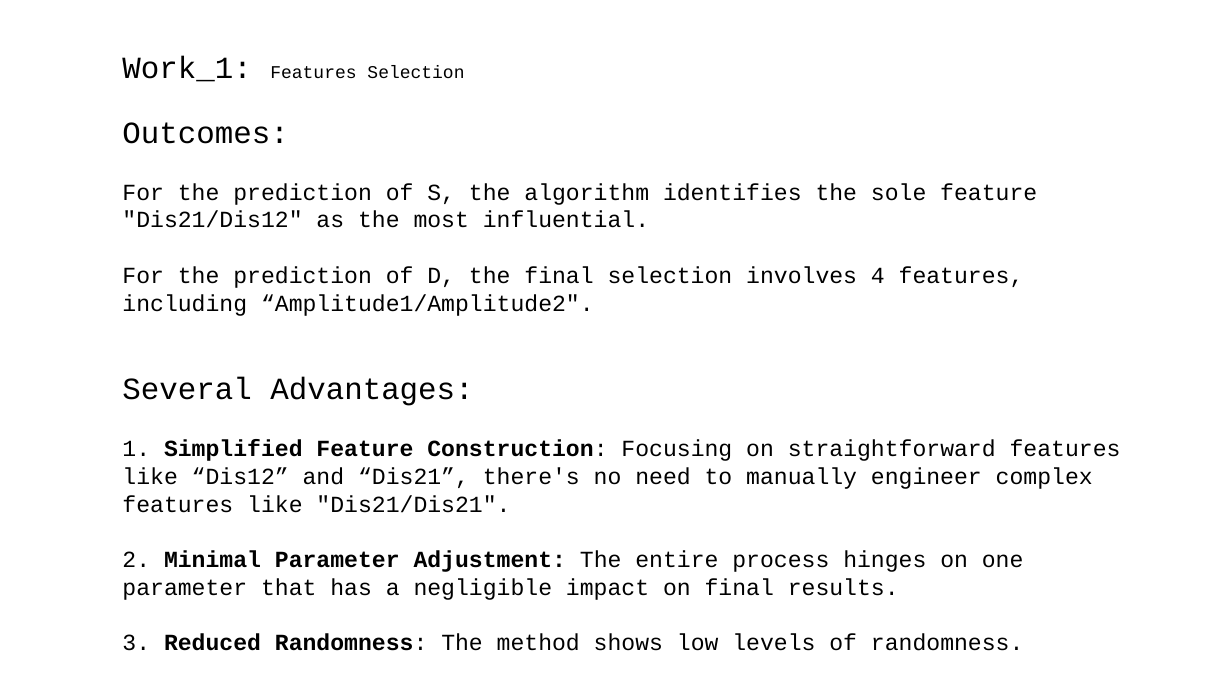
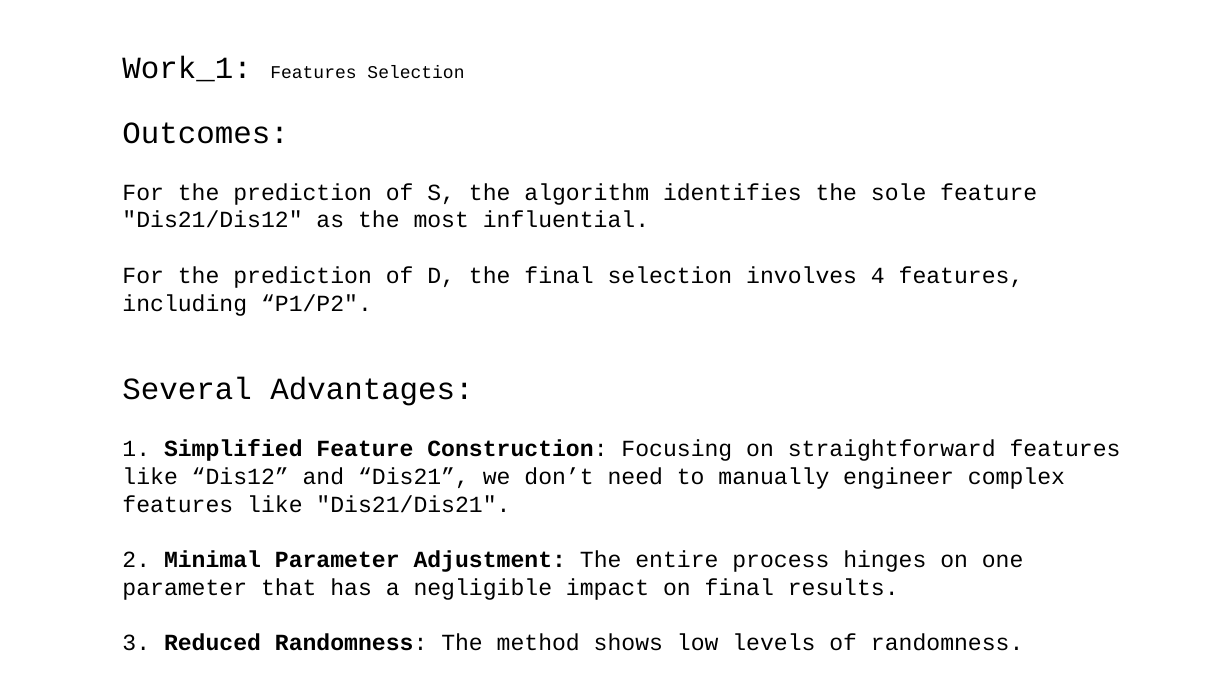
Before and after one commit to A-Big-Tortoise/Presentation, a slide deck: slide 3 of Presentation_821_JiayuChen.pptx. Drawn at 1232x693 pixels with LibreOffice and Linux fonts; fonts in the diff are those of the drawing. Boxes give left, top, right and bottom in pixels: in the first picture for what was removed or moved away, otherwise in the second. Text is boxed around its words. In the diff, an @@ line names an element or a change of style, - is before the commit and + after.

```diff
--- a/Presentation_821_JiayuChen.pptx
+++ b/Presentation_821_JiayuChen.pptx
@@ text at box(122, 266, 1024, 316): text changed @@
-For the prediction of D, the final selection involves 4 features, including “Amplitude1/Amplitude2".
+For the prediction of D, the final selection involves 4 features, including “P1/P2".
@@ text at box(122, 440, 1121, 513): text changed @@
-1. Simplified Feature Construction: Focusing on straightforward features like “Dis12” and “Dis21”, there's no need to manually engineer complex features like "Dis21/Dis21".
+1. Simplified Feature Construction: Focusing on straightforward features like “Dis12” and “Dis21”, we don’t need to manually engineer complex features like "Dis21/Dis21".
```
Also in this commit, not shown: 7 other slides changed.
